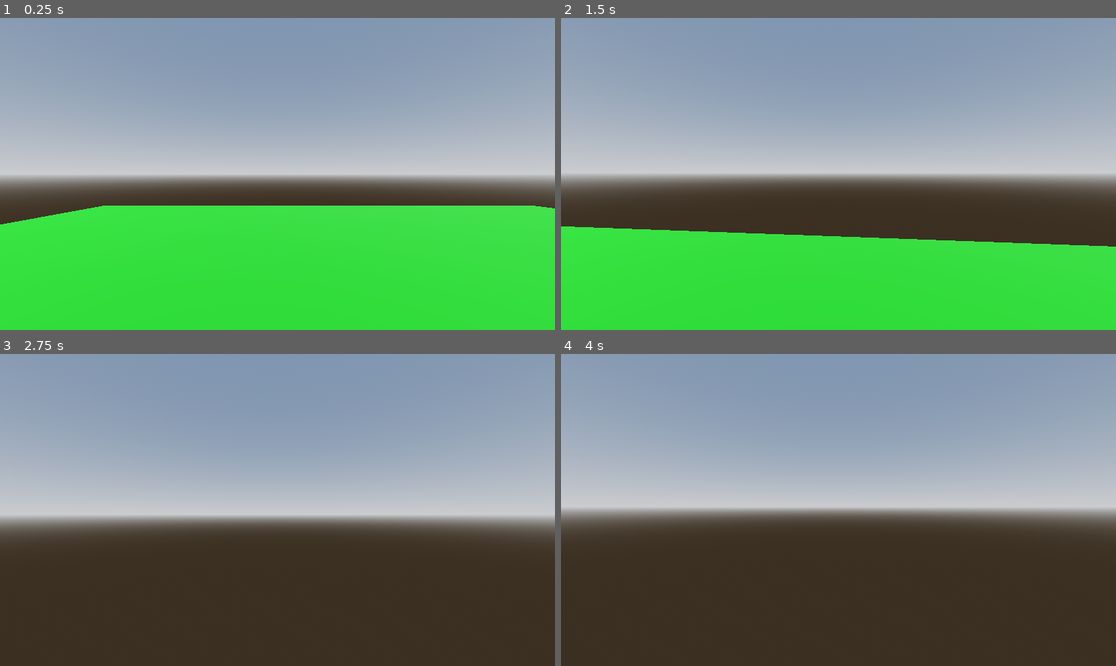
Above: before the commit, frames 1-4 (two rows, left to right).
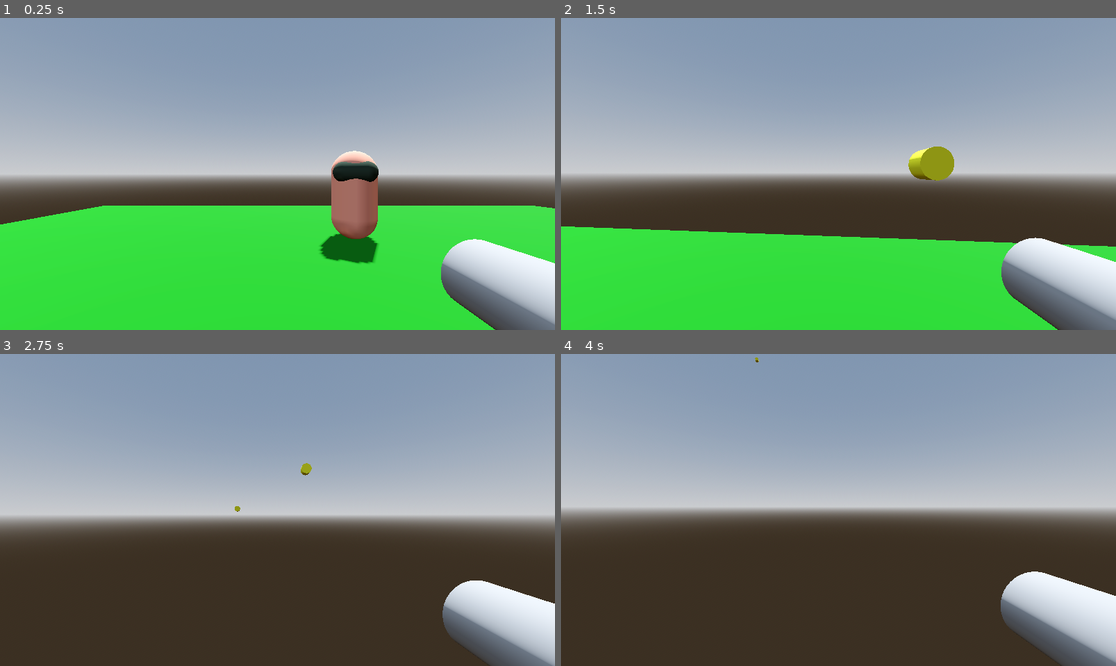
Above: after the commit, the same moments.

Repository: SIG-Game/Godot-FPS
Game: Godot game, scene res://level.tscn
The game is run twice, just before and just after one commit, with the same random seed, the same clock (stepped at 60 frames per second) and the same inputs. Before the commit the project has no main scene; this scene is started directly in both runs.
Inputs (mouse positions are in pixels of both pictures, inside the frame that each line leads up to):
- Up to frame 1 (0.25 s): no input
- Up to frame 2 (1.5 s): tap Enter (ui_accept) at 0.5, 0.77 s; move the mouse to (866, 174) at 0.52 s; hold F (shoot, bound only after the commit) 0.53-1.28 s; hold Up (ui_up) from 0.53 s (still down); click (866, 174) at 0.67 s; move the mouse to (810, 174) at 1.27 s; tap F (shoot, bound only after the commit) at 1.35 s
- Up to frame 3 (2.75 s): keep holding Up (ui_up); tap Enter (ui_accept) at 1.52 s; move the mouse to (288, 503) at 2.02 s; hold F (shoot, bound only after the commit) from 2.03 s (still down)
- Up to frame 4 (4 s): keep holding Up (ui_up); move the mouse to (832, 516) at 2.77 s; release F (shoot, bound only after the commit) at 2.78 s; tap F (shoot, bound only after the commit) at 2.85 s; click (832, 516) at 2.92 s; tap Enter (ui_accept) at 3.02, 3.77 s; move the mouse to (877, 513) at 3.52 s; hold F (shoot, bound only after the commit) from 3.53 s (still down)

The runs differ from the first frame. In frame 1, 7.6% of the frame differs, in the area x 57-100%, y 42-100%; in frame 2, 5.5%; in frame 3, 4.5%; in frame 4, 4.8%.

Commit message:
Added gun model to player and enemy to level

Diff:
--- /dev/null
+++ b/bullet.gd
@@ -0,0 +1,15 @@
+class_name Bullet extends Area3D
+
+const SPEED := 10
+
+# Called when the node enters the scene tree for the first time.
+func _ready() -> void:
+	pass # Replace with function body.
+
+
+# Called every frame. 'delta' is the elapsed time since the previous frame.
+func _process(delta: float) -> void:
+	self.translate(Vector3.FORWARD * SPEED * delta)
+
+func _on_timer_timeout() -> void:
+	self.queue_free()
--- /dev/null
+++ b/bullet.tscn
@@ -0,0 +1,34 @@
+[gd_scene format=3 uid="uid://b1n077jokex8j"]
+
+[ext_resource type="Script" uid="uid://c6inon27jygc" path="res://bullet.gd" id="1_v7oki"]
+
+[sub_resource type="CylinderMesh" id="CylinderMesh_rtl8c"]
+top_radius = 0.1
+bottom_radius = 0.1
+height = 0.2
+
+[sub_resource type="StandardMaterial3D" id="StandardMaterial3D_v7oki"]
+albedo_color = Color(1, 1, 0.16470589, 1)
+
+[sub_resource type="CylinderShape3D" id="CylinderShape3D_rtl8c"]
+height = 0.2
+radius = 0.1
+
+[node name="Bullet" type="Area3D" unique_id=683212766]
+script = ExtResource("1_v7oki")
+
+[node name="MeshInstance3D" type="MeshInstance3D" parent="." unique_id=1009341870]
+transform = Transform3D(1, 0, 0, 0, -4.371139e-08, -1, 0, 1, -4.371139e-08, 0, 0, 0)
+mesh = SubResource("CylinderMesh_rtl8c")
+surface_material_override/0 = SubResource("StandardMaterial3D_v7oki")
+
+[node name="CollisionShape3D" type="CollisionShape3D" parent="." unique_id=1182436530]
+transform = Transform3D(1, 0, 0, 0, -4.371139e-08, -1, 0, 1, -4.371139e-08, 0, 0, 0)
+shape = SubResource("CylinderShape3D_rtl8c")
+
+[node name="Timer" type="Timer" parent="." unique_id=2081520174]
+wait_time = 10.0
+one_shot = true
+autostart = true
+
+[connection signal="timeout" from="Timer" to="." method="_on_timer_timeout"]
--- /dev/null
+++ b/enemy.gd
@@ -0,0 +1,23 @@
+extends StaticBody3D
+
+@onready var material : Material = $Body.get_surface_override_material(0)
+var def_color : Color
+var damage_color : Color = Color.RED
+
+var health : int = 5:
+	set(value):
+		health = value
+		print("Enemy health: %d" % health)
+		if health <= 0:
+			self.queue_free()
+
+func _ready() -> void:
+	def_color = material.albedo_color
+
+func _on_hurt_area_area_entered(area: Area3D) -> void:
+	if area is Bullet:
+		area.queue_free()
+		material.albedo_color = damage_color
+		await get_tree().create_timer(0.5).timeout
+		material.albedo_color = def_color
+		health -= 1
--- /dev/null
+++ b/enemy.tscn
@@ -0,0 +1,41 @@
+[gd_scene format=3 uid="uid://84wa44d5elri"]
+
+[ext_resource type="Script" uid="uid://bo8r0oa8x5jcn" path="res://enemy.gd" id="1_7k104"]
+
+[sub_resource type="CapsuleMesh" id="CapsuleMesh_7xaro"]
+
+[sub_resource type="StandardMaterial3D" id="StandardMaterial3D_7k104"]
+albedo_color = Color(0.16470589, 0.21960784, 0.16078432, 1)
+
+[sub_resource type="CapsuleMesh" id="CapsuleMesh_4gyqm"]
+
+[sub_resource type="StandardMaterial3D" id="StandardMaterial3D_qi2p4"]
+albedo_color = Color(1, 0.61609834, 0.507489, 1)
+
+[sub_resource type="CapsuleShape3D" id="CapsuleShape3D_iifgy"]
+
+[sub_resource type="CapsuleShape3D" id="CapsuleShape3D_4gyqm"]
+radius = 0.63
+height = 2.22
+
+[node name="Enemy" type="StaticBody3D" unique_id=2140471021]
+script = ExtResource("1_7k104")
+
+[node name="Eyes" type="MeshInstance3D" parent="." unique_id=480732939]
+transform = Transform3D(-2.0107239e-08, -0.46, 0, 0.46, -2.0107239e-08, 0, 0, 0, 0.46, 0, 0.51589626, -0.3166588)
+mesh = SubResource("CapsuleMesh_7xaro")
+surface_material_override/0 = SubResource("StandardMaterial3D_7k104")
+
+[node name="Body" type="MeshInstance3D" parent="." unique_id=1414978319]
+mesh = SubResource("CapsuleMesh_4gyqm")
+surface_material_override/0 = SubResource("StandardMaterial3D_qi2p4")
+
+[node name="CollisionShape3D" type="CollisionShape3D" parent="." unique_id=709016840]
+shape = SubResource("CapsuleShape3D_iifgy")
+
+[node name="HurtArea" type="Area3D" parent="." unique_id=1927963914]
+
+[node name="CollisionShape3D" type="CollisionShape3D" parent="HurtArea" unique_id=1244460612]
+shape = SubResource("CapsuleShape3D_4gyqm")
+
+[connection signal="area_entered" from="HurtArea" to="." method="_on_hurt_area_area_entered"]
--- a/level.tscn
+++ b/level.tscn
@@ -2,6 +2,7 @@
 
 [ext_resource type="Material" uid="uid://bhevqamb2wvhf" path="res://Materials/Grass.tres" id="1_u52ul"]
 [ext_resource type="PackedScene" uid="uid://cgk8c4d0x7d7o" path="res://player.tscn" id="2_vonw3"]
+[ext_resource type="PackedScene" uid="uid://84wa44d5elri" path="res://enemy.tscn" id="3_oi3di"]
 
 [sub_resource type="ProceduralSkyMaterial" id="ProceduralSkyMaterial_vonw3"]
 sky_horizon_color = Color(0.66224277, 0.6717428, 0.6867428, 1)
@@ -42,3 +43,6 @@
 
 [node name="CollisionShape3D" type="CollisionShape3D" parent="Ground" unique_id=1840860431]
 shape = SubResource("BoxShape3D_u52ul")
+
+[node name="Enemy" parent="." unique_id=2140471021 instance=ExtResource("3_oi3di")]
+transform = Transform3D(-0.9659258, 0, 0.25881913, 0, 1, 0, -0.25881913, 0, -0.9659258, -0.16453695, 1.0005, -5.28964)
--- a/player.gd
+++ b/player.gd
@@ -1,4 +1,8 @@
 extends CharacterBody3D
+
+@onready var bulletSpawnPoint : Marker3D = $Hand/BulletSpawnPoint
+
+const bullet = preload("res://bullet.tscn")
 
 const JUMP_FORCE: float = 4.5
 const SPEED : float = 5
@@ -28,6 +32,12 @@
 			if Input.get_mouse_mode() == Input.MOUSE_MODE_VISIBLE:
 				Input.set_mouse_mode(Input.MOUSE_MODE_CAPTURED)
 
+	if event.is_action_pressed("shoot"):
+		var instance = bullet.instantiate()
+		instance.position = bulletSpawnPoint.global_position
+		instance.rotation = bulletSpawnPoint.global_rotation
+		self.get_tree().root.add_child(instance)
+
 
 
 func _physics_process(delta: float) -> void:
--- a/player.tscn
+++ b/player.tscn
@@ -13,6 +13,14 @@
 albedo_color = Color(0, 0.80784315, 1, 1)
 
 [sub_resource type="CapsuleShape3D" id="CapsuleShape3D_80gp8"]
+
+[sub_resource type="BoxMesh" id="BoxMesh_4flbx"]
+size = Vector3(0.1, 0.2, 0.1)
+
+[sub_resource type="CylinderMesh" id="CylinderMesh_onrkg"]
+top_radius = 0.1
+bottom_radius = 0.1
+height = 0.5
 
 [node name="Player" type="CharacterBody3D" unique_id=1510334316]
 script = ExtResource("1_4flbx")
@@ -31,3 +39,16 @@
 
 [node name="Camera3D" type="Camera3D" parent="." unique_id=1446380381]
 transform = Transform3D(1, 0, 0, 0, 1, 0, 0, 0, 1, 0, 0.4742862, -0.6912434)
+
+[node name="Hand" type="Node3D" parent="." unique_id=1608651309]
+transform = Transform3D(1, 0, 0, 0, 1, 0, 0, 0, 1, 0.57986164, 0, -0.85423994)
+
+[node name="MeshInstance3D" type="MeshInstance3D" parent="Hand" unique_id=1824847619]
+mesh = SubResource("BoxMesh_4flbx")
+
+[node name="MeshInstance3D2" type="MeshInstance3D" parent="Hand" unique_id=254170152]
+transform = Transform3D(1, 0, 0, 0, -4.371139e-08, -1, 0, 1, -4.371139e-08, 0, 0.18262455, -0.18432361)
+mesh = SubResource("CylinderMesh_onrkg")
+
+[node name="BulletSpawnPoint" type="Marker3D" parent="Hand" unique_id=3469525]
+transform = Transform3D(1, 0, 0, 0, 1, 0, 0, 0, 1, 0, 0.17529428, -0.4626853)
--- a/project.godot
+++ b/project.godot
@@ -11,6 +11,7 @@
 [application]
 
 config/name="Godot-FPS"
+run/main_scene="uid://cm44nds8rv0vx"
 config/features=PackedStringArray("4.6", "Forward Plus")
 config/icon="res://icon.svg"
 
@@ -48,6 +49,11 @@
 , Object(InputEventKey,"resource_local_to_scene":false,"resource_name":"","device":-1,"window_id":0,"alt_pressed":false …(183 unchanged characters)…
 ]
 }
+shoot={
+"deadzone": 0.2,
+"events": [Object(InputEventKey,"resource_local_to_scene":false,"resource_name":"","device":-1,"window_id":0,"alt_pressed":false,"shift_pressed":false,"ctrl_pressed":false,"meta_pressed":false,"pressed":false,"keycode":0,"physical_keycode":70,"key_label":0,"unicode":102,"location":0,"echo":false,"script":null)
+]
+}
 
 [physics]
 
Not shown, added: bullet.gd.uid
Not shown, added: enemy.gd.uid
